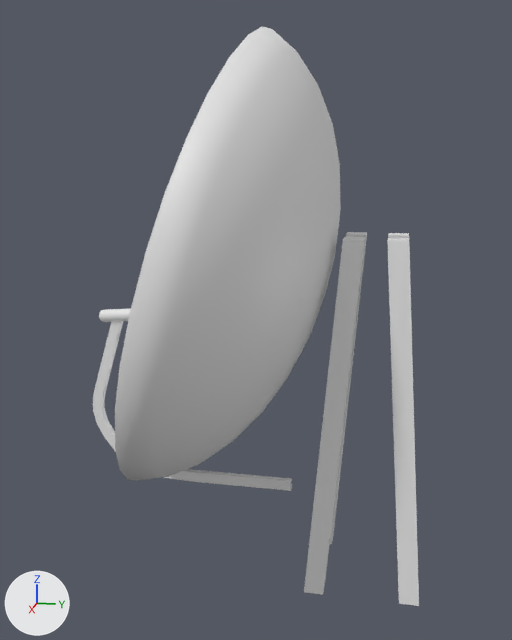
Renders of the Blender file data/Assets/Meshes/Parts/Satellite.blend from each side of a commit.
Before and after are seen from a camera (50 mm lens) standing at (10.2, 1.37, 5.42) and looking at (-0.01, -0.67, 2.86). Lighting does not change. The marker at lower left points along +X, +Y and +Z.
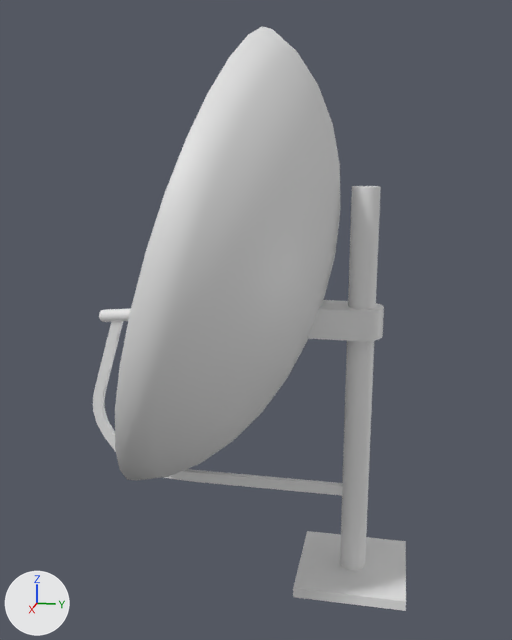
Where the change shows, as pixel boxes [x1, y1, x2, y2] in the pictures (512 x 640 px; the box of a moved part takes in the faces that stretch with it):
'Cube', reshaped, moved, modifiers changed (78% shorter): before [304, 232, 419, 606]; after [293, 531, 406, 611]
'Cylinder.001', added: after [340, 186, 381, 571]
'Plane', reshaped (25% wider): before [93, 321, 292, 491]; after [93, 321, 343, 496]
'Cylinder.002', added: after [308, 300, 384, 341]
part 1 of me_plane, moved or reshaped: before [196, 470, 292, 491]; after [196, 470, 343, 496]

Edits to the bpy script that builds the scene:
```text
Change me_plane:
    where me_plane.from_pydata(...)  # 60 vertices, 58 faces; spans x 0.0..0.07, y -2.41..0.0, z 0.09..2.06
    used by ob_plane; location = (-0.04, -0.09, 0.01); scale = (1.36, 1.36, 1.36)
    before: 16 (0.0, -0.01, 0.09) at pixel (291, 487), 17 (0.0, 0.0, 0.21) at pixel (292, 478), 18 (0.0, 0.0, 0.09) at pixel (291, 487), 19 (0.0, -0.01, 0.21) at pixel (291, 478), 56 (0.07, -0.01, 0.09) at pixel (290, 490)
    before: 57 (0.07, 0.0, 0.21) at pixel (291, 481), 58 (0.07, 0.0, 0.09) at pixel (291, 490), 59 (0.07, -0.01, 0.21) at pixel (290, 481)
    me_plane part 1
    add for i in [*range(16, 20), *range(56, 60)]: me_plane.vertices[i].co += Vector((0.0, 0.64, 0.0))
Change me_cube_001:
    where me_cube_001.from_pydata(...)  # 8 vertices, 6 faces; spans x -0.84..-0.16, y 0.16..0.85, z -3.32..1.95
    used by ob_cube; location = (0.0, 1.08, 2.22)
    me_cube_001 part 2
    me_cube_001.vertices[0].co: (-0.84, 0.56, -3.32) -> (-0.83, -0.83, -0.08)
    me_cube_001.vertices[1].co: (-0.44, 0.16, 1.95) -> (-0.83, -0.83, 0.08)  # pixel (388, 232) -> pixel (307, 531)
    me_cube_001.vertices[2].co: (-0.84, 0.85, -3.32) -> (-0.83, 0.83, -0.08)  # pixel (416, 544) -> pixel (405, 549)
    me_cube_001.vertices[3].co: (-0.44, 0.45, 1.95) -> (-0.83, 0.83, 0.08)  # pixel (408, 233) -> pixel (405, 541)
    me_cube_001.vertices[4].co: (-0.56, 0.56, -3.32) -> (0.83, -0.83, -0.08)  # not seen -> pixel (292, 597)
    me_cube_001.vertices[5].co: (-0.16, 0.16, 1.95) -> (0.83, -0.83, 0.08)  # pixel (388, 235) -> pixel (293, 588)
    me_cube_001.vertices[6].co: (-0.56, 0.85, -3.32) -> (0.83, 0.83, -0.08)  # pixel (417, 553) -> pixel (405, 610)
    me_cube_001.vertices[7].co: (-0.16, 0.45, 1.95) -> (0.83, 0.83, 0.08)  # pixel (408, 235) -> pixel (406, 601)
Add me_cylinder_002:
    me_cylinder_002.from_pydata(...)  # 26 vertices, 18 faces; spans x -0.2..0.2, y -0.477..0.2, z -0.22..0.22
    me_cylinder_002.polygons.foreach_set('use_smooth', [True] * 18)
Add me_cylinder_001:
    me_cylinder_001.from_pydata(...)  # 32 vertices, 17 faces; spans x -0.2..0.2, y -0.2..0.2, z -3.34..2.57
    me_cylinder_001.polygons.foreach_set('use_smooth', [True] * 17)
Change ob_cube:
    remove _m = ob_cube.modifiers.new('Mirror', 'MIRROR')
    remove _m = ob_cube.modifiers.new('Mirror.001', 'MIRROR')
    remove _m.use_axis = (False, True, False)
    ob_cube.location: (0.0, 1.08, 2.22) -> (0.0, 0.9, -1.13)
Add ob_cylinder_002:
    ob_cylinder_002 = bpy.data.objects.new('Cylinder.002', me_cylinder_002)
    ob_cylinder_002.location = (0.0, 0.9, 2.93)
    ob_cylinder_002.scale = (1.6, 1.6, 1.0)
Add ob_cylinder_001:
    ob_cylinder_001 = bpy.data.objects.new('Cylinder.001', me_cylinder_001)
    ob_cylinder_001.location = (0.0, 0.9, 2.29)
```
